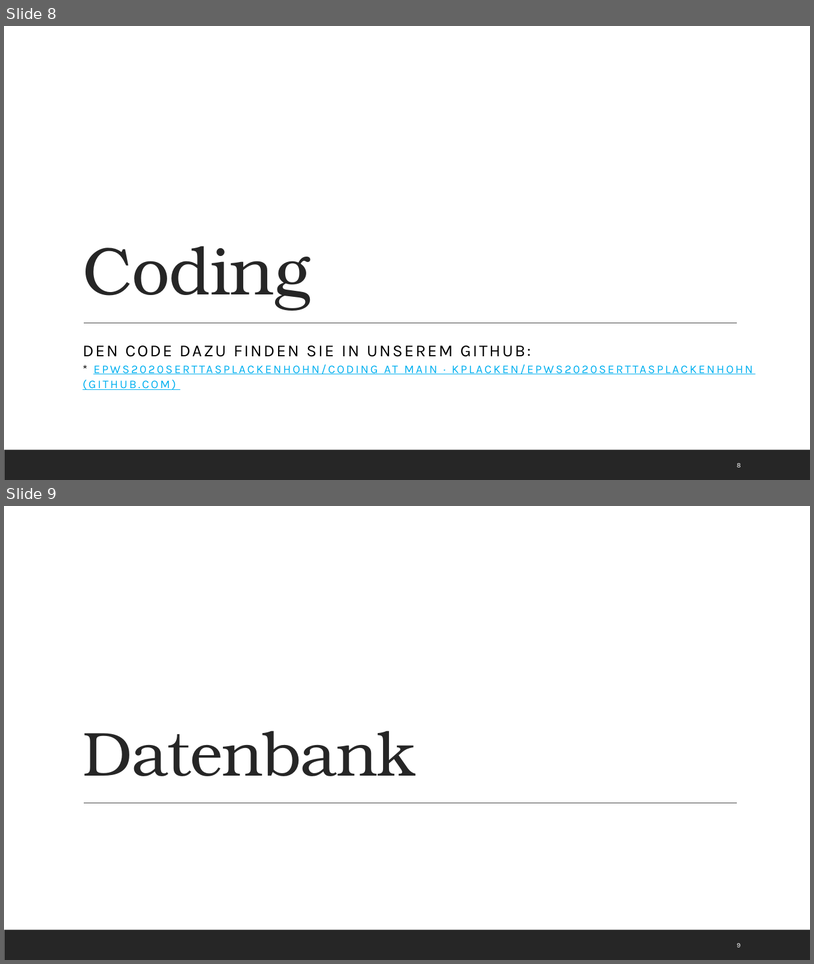
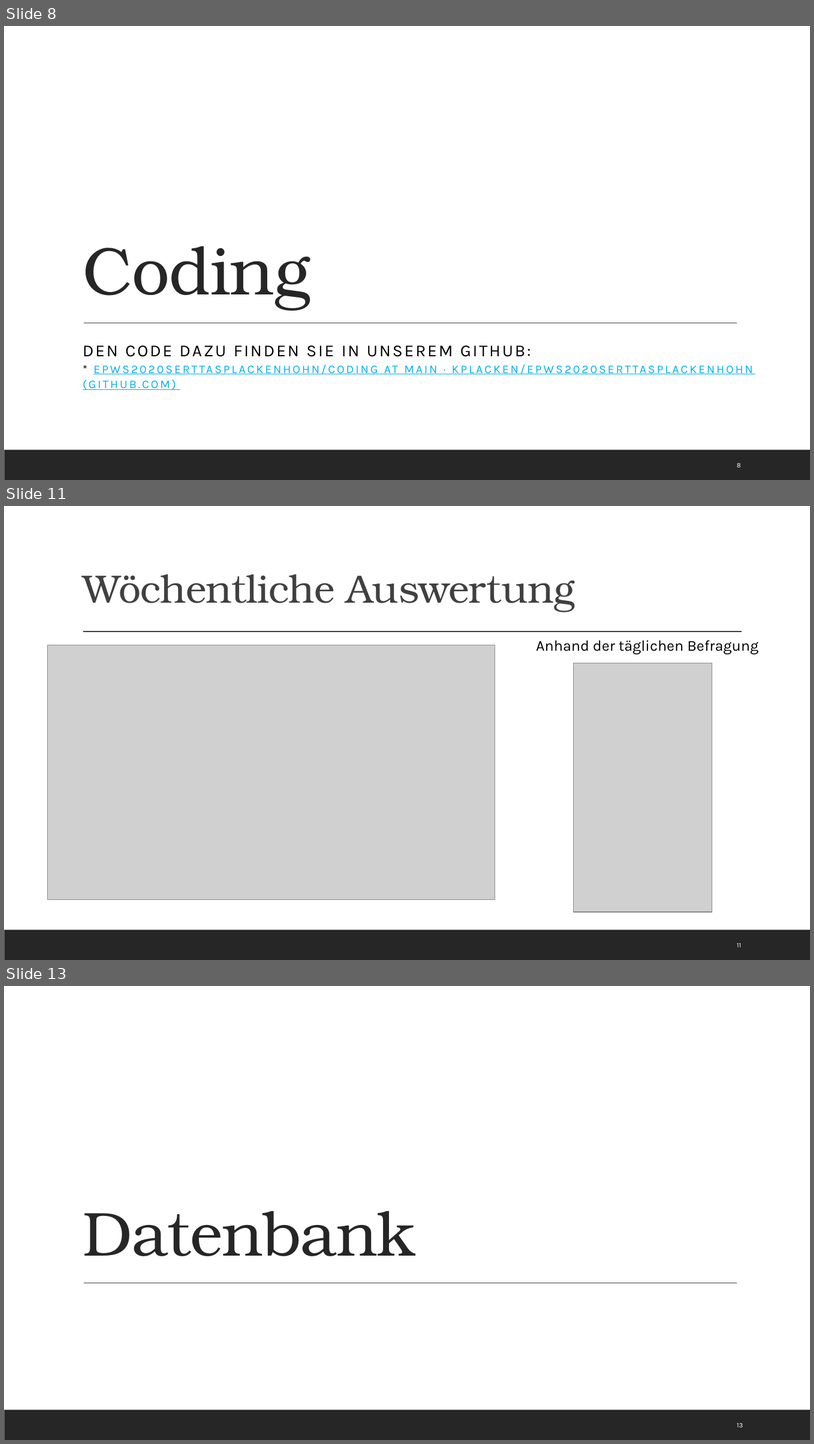
Before and after one commit to Kplacken/EPWS2020SerttasPlackenhohn, a slide deck: Audits/Audit 4/WS2020_SerttasPlackenhohn_Audit4.pptx. Shown one above the other, each under a label of ours: slides 8 and 9 before the commit, slides 8, 11 and 13 after it; the slides between them are not shown. The pictures are 814x964 and 814x1444 pixels, drawn with LibreOffice and Linux fonts; fonts in the diff are those of the drawing; grey boxes stand for pictures. Boxes give left, top, right and bottom in pixels: in the first picture for what was removed or moved away, otherwise in the second. Text is boxed around its words. In the diff, an @@ line names an element or a change of style, - is before the commit and + after.

```diff
--- a/Audits/Audit 4/WS2020_SerttasPlackenhohn_Audit4.pptx
+++ b/Audits/Audit 4/WS2020_SerttasPlackenhohn_Audit4.pptx
@@ slide 11 added at bbox=[4, 506, 810, 960], background #FFFFFF; not listed: 1 template element that a slide beside it also shows @@
@@ title added at bbox=[83, 574, 575, 612], 47 pt, text #404040 @@
+Wöchentliche Auswertung
@@ picture added at bbox=[48, 645, 496, 900] @@
@@ line added from (83, 632) to (743, 632), #404040 1 pt @@
@@ text added at bbox=[536, 640, 759, 654], 18 pt, text #000000 @@
+Anhand der täglichen Befragung
@@ picture added at bbox=[574, 663, 713, 912] @@
@@ page number added at bbox=[737, 943, 741, 947], 8 pt, text #FFFFFF @@
+11
@@ what was slide 9 is now slide 13 @@
@@ page number at bbox=[737, 1423, 743, 1427]: text changed @@
-9
+13
```
Also in this commit, not shown: 7 slides changed, 9 other slides added, 6 other files.
